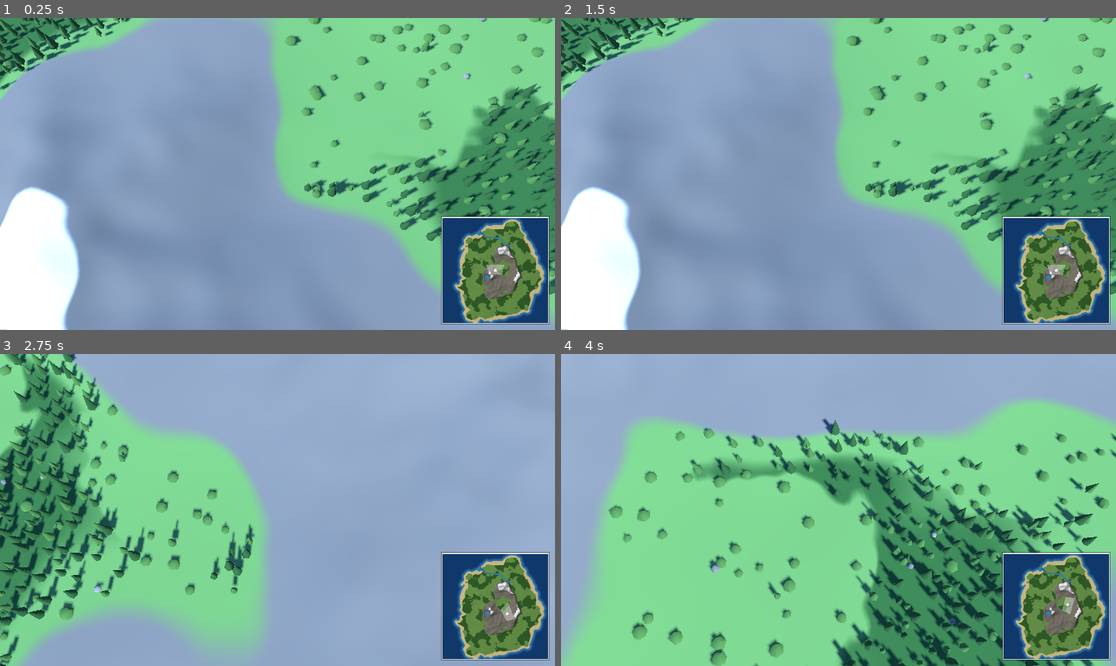
Above: before the commit, frames 1-4 (two rows, left to right).
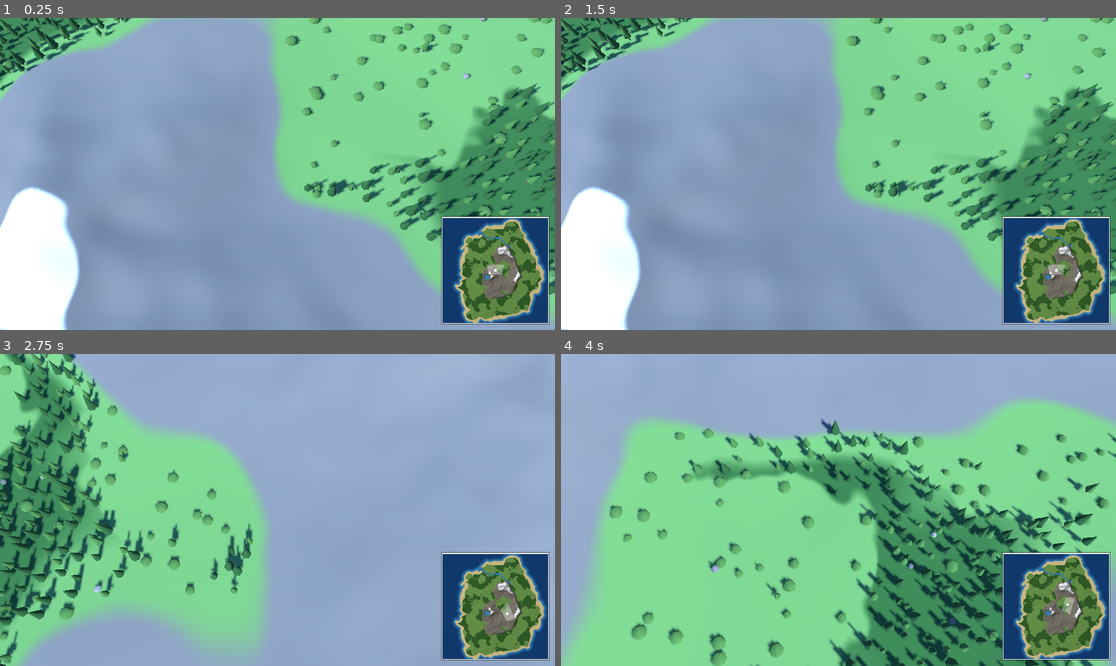
Above: after the commit, the same moments.

Repository: Juanlucg/AgeOfTowns3D
Game: Godot game, scene res://scenes/Main.tscn
Same seed, same stepped clock (60 frames per second), same inputs: the game is played once before the commit and once after it.
Inputs (mouse positions are in pixels of both pictures, inside the frame that each line leads up to):
- Up to frame 1 (0.25 s): no input
- Up to frame 2 (1.5 s): drag from (838, 174) to (894, 105) at 0.52 s; drag from (727, 189) to (810, 236) at 1.27 s
- Up to frame 3 (2.75 s): move the mouse to (333, 441) at 2.02 s; hold D from 2.03 s (still down); hold Q from 2.03 s (still down)
- Up to frame 4 (4 s): release D at 2.75 s; release Q at 2.75 s; drag from (810, 572) to (672, 463) at 2.77 s; move the mouse to (1005, 556) at 3.52 s; hold A from 3.53 s (still down); hold Q from 3.53 s (still down)

The runs differ from the first frame. In frame 1, 1.6% of the frame differs, in the area x 0-100%, y 0-86%; in frame 2, 1.5%; in frame 3, 2.4%; in frame 4, 4.3%, in the area x 8-100%, y 20-100%.

Commit message:
Dia mas largo: ciclo de 10 min con 9 min de luz y 1 de noche

Diff:
--- a/scripts/DayNightCycle.gd
+++ b/scripts/DayNightCycle.gd
@@ -6,14 +6,14 @@
 # El sol y la luna se dibujan dentro del propio shader del cielo: sin sprites,
 # se desvanecen gradualmente cerca del horizonte y no generan artefactos.
 
-@export var cycle_duration := 180.0   # segundos por dia completo
+@export var cycle_duration := 600.0   # segundos por dia completo (10 min)
 @export var start_time := 0.42        # hora inicial (0.0 = medianoche, 0.5 = mediodia)
 
 const SUN_ENERGY_MAX := 1.0
 const MOON_ENERGY := 0.5
 const DAY_AMBIENT := 0.35
 const NIGHT_AMBIENT := 0.25
-const DAY_FRACTION := 0.62   # fraccion del ciclo con el sol sobre el horizonte
+const DAY_FRACTION := 0.9   # fraccion del ciclo con el sol sobre el horizonte (9 min de dia, 1 de noche)
 
 # Cielo de dia
 const SKY_TOP_DAY := Color(0.22, 0.48, 1.0)
